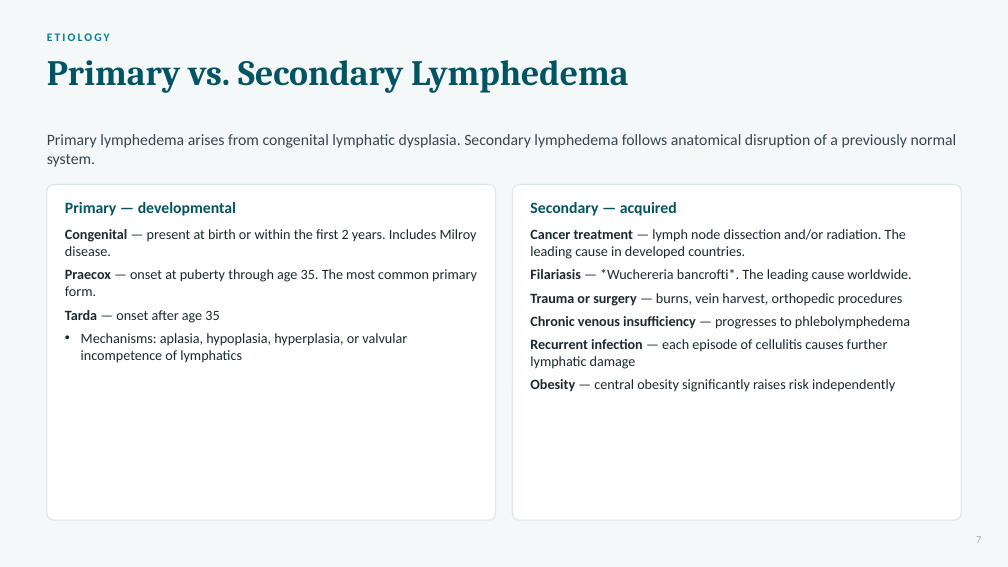
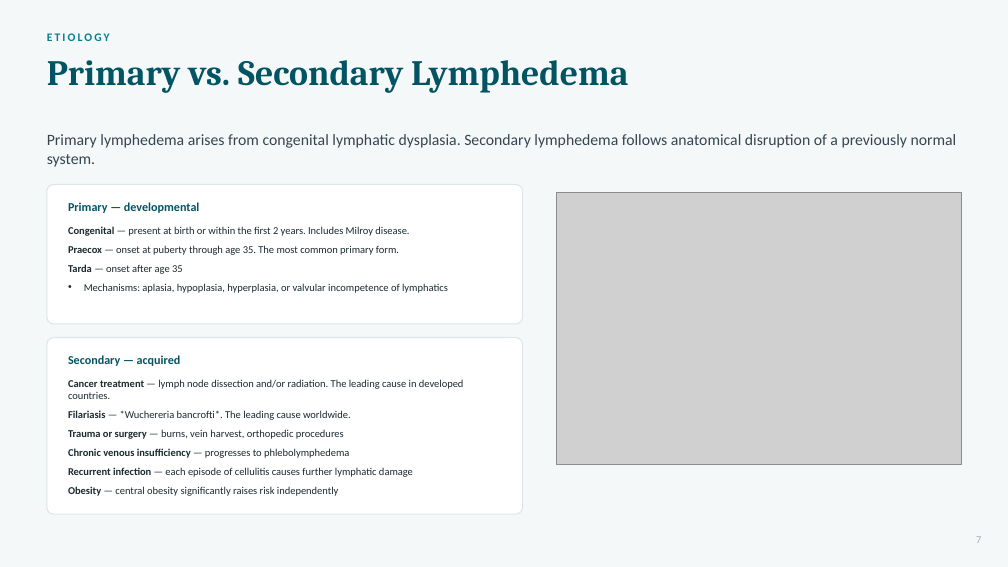
Before and after one commit to Information-vs-Energy-vs-Matter/Total_body_therapy_-_wellness, a slide deck: slide 7 of Lymphedema_Lipedema_TBTW.pptx. Drawn at 1008x567 pixels with LibreOffice and Linux fonts; fonts in the diff are those of the drawing; grey boxes stand for pictures. Boxes give left, top, right and bottom in pixels: in the first picture for what was removed or moved away, otherwise in the second. Text is boxed around its words. In the diff, an @@ line names an element or a change of style, - is before the commit and + after.

```diff
--- a/Lymphedema_Lipedema_TBTW.pptx
+++ b/Lymphedema_Lipedema_TBTW.pptx
@@ rounded rectangle added at <box>47,185,523,324</box>, fill #FFFFFF, outline #DCE6E8 1 pt @@
@@ text "Primary — developmental" at <box>68,202,199,213</box>: size 15 to 11.5 pt @@
@@ rounded rectangle removed at <box>513,185,962,520</box> @@
@@ picture added at <box>557,192,961,464</box> @@
@@ text "Congenital — present at birth ..." at <box>68,226,448,293</box>: size 13.5 to 10 pt @@
@@ rounded rectangle: place and size @@
-rounded rectangle at <box>47,185,496,520</box>
+rounded rectangle at <box>47,337,523,514</box>
@@ rounded rectangle at <box>47,337,523,514</box>: proportions changed @@
@@ text "Secondary — acquired" at <box>68,355,181,366</box>: size 15 to 11.5 pt @@
@@ text "Secondary — acquired": place and size @@
-text "Secondary — acquired" at <box>530,202,677,216</box>
+text "Secondary — acquired" at <box>68,355,181,366</box>
@@ text "Cancer treatment — lymph node ..." at <box>68,379,464,496</box>: size 13.5 to 10 pt @@
@@ text "Cancer treatment — lymph node ...": place and size @@
-text "Cancer treatment — lymph node ..." at <box>530,229,911,392</box>
+text "Cancer treatment — lymph node ..." at <box>68,379,464,496</box>
```
Also in this commit, not shown: 23 other slides changed, 9 slides added, 40 other files.
